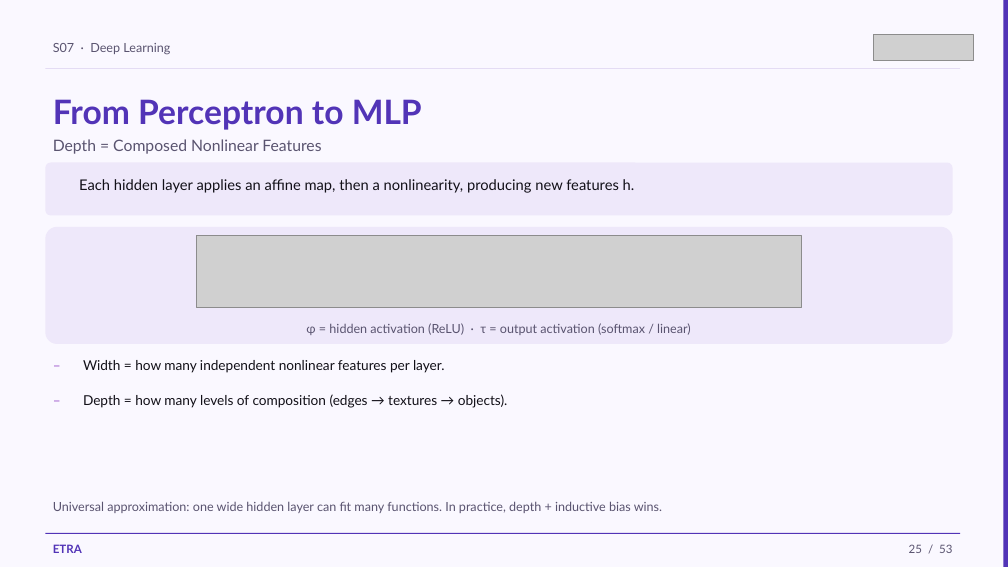
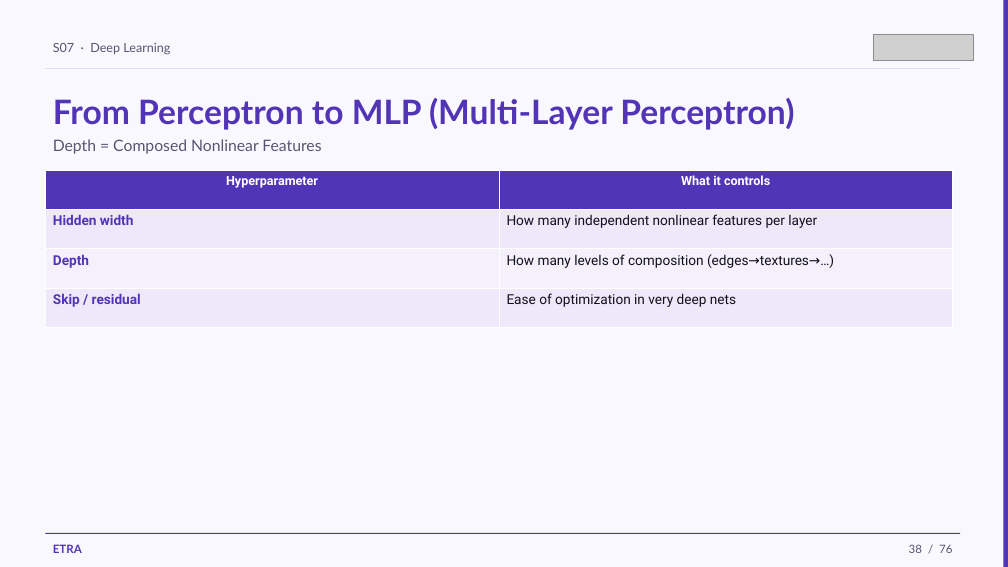
Before and after one commit to iksasa15/AI-ML, a slide deck: slide 38 of web-presentation/pdf-exports/Week2-Session1-Deep-Learning.pptx (slide 25 before the commit). Drawn at 1008x567 pixels with LibreOffice and Linux fonts; fonts in the diff are those of the drawing; grey boxes stand for pictures. Boxes give left, top, right and bottom in pixels: in the first picture for what was removed or moved away, otherwise in the second. Text is boxed around its words. In the diff, an @@ line names an element or a change of style, - is before the commit and + after.

```diff
--- a/web-presentation/pdf-exports/Week2-Session1-Deep-Learning.pptx
+++ b/web-presentation/pdf-exports/Week2-Session1-Deep-Learning.pptx
@@ text at [53,98,794,130]: text changed @@
-From Perceptron to MLP
+From Perceptron to MLP (Multi-Layer Perceptron)
@@ rounded rectangle removed at [45,163,953,216] @@
@@ table added at [45,170,953,327], 4 rows, 2 columns @@
+Hyperparameter | What it controls
+Hidden width | How many independent nonlinear features per layer
+Depth | How many levels of composition (edges→textures→…)
+Skip / residual | Ease of optimization in very deep nets
@@ text removed at [79,179,635,193] @@
-Each hidden layer applies an affine map, then a nonlinearity, producing new features h.
@@ rounded rectangle removed at [45,227,953,344] @@
@@ picture removed at [196,236,802,308] @@
@@ text removed at [306,323,691,335] @@
-φ = hidden activation (ReLU) · τ = output activation (softmax / linear)
@@ text removed at [45,353,72,385] @@
-–
@@ text removed at [45,388,72,420] @@
-–
@@ text removed at [83,360,444,373] @@
-Width = how many independent nonlinear features per layer.
@@ text removed at [83,394,508,408] @@
-Depth = how many levels of composition (edges → textures → objects).
@@ text removed at [53,501,662,513] @@
-Universal approximation: one wide hidden layer can fit many functions. In practice, depth + inductive bias wins.
@@ text at [909,544,952,553]: text changed @@
-25 / 53
+38 / 76
```
Also in this commit, not shown: 48 other slides changed, 26 slides added, 3 slides removed, 11 other files.
